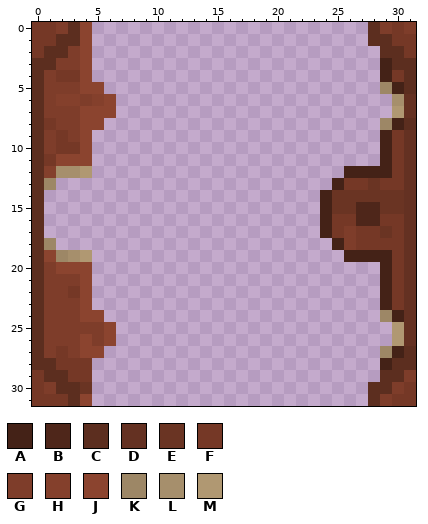
Pixel-art sprite, stored at Resources/Textures/Structures/Doors/MineralDoors/ironstone_door.rsi/open.png. This is how it looked before the edit.
The file is 32x32 pixels. Colours within 5 levels of each other are drawn and written as one.
Palette (. is transparent): A #442217  B #4e261a  C #5c2e1f  D #643122  E #6a3423  F #753826  G #7e3d2a  H #84402c  J #8b442f  K #9d8766  L #a68f6c  M #b09872
Pixels before, first column x 0:
 0 FFGCJ.......................CGFG
 1 FFCCJ.......................CCFF
 2 FCCGJ........................CCF
 3 CCGGJ........................ACC
 4 CGFFJ........................AFC
 5 CGGGJJ.......................KAC
 6 CGHHGHJ.......................LD
 7 CGGGJJJ.......................MD
 8 CFGGJJ.......................KAC
 9 CGFGJ........................AFD
10 CGFFJ........................AFD
11 CFJJJ........................AFD
12 CHLLM.....................AAAAFD
13 CK.......................AFFEFFD
14 C.......................AEEEEEED
15 C.......................AEEBBEED
16 C.......................AFFBBFFD
17 C.......................AFGFFEFD
18 CK.......................AGFFFFD
19 CJKLM.....................AAAAFD
20 CGJJJ........................AFD
21 CGGGJ........................AFD
22 CGGFJ........................AFD
23 CGGGJ........................AFD
24 CGGGJJ.......................KAD
25 CGGGGGJ.......................MD
26 CGGGJGJ.......................MD
27 CGFGJJ.......................KAC
28 CCFFF........................ACC
29 FCCFF........................CCG
30 FGCCE.......................CCGF
31 FFFCJ.......................CGFF
Now the later version:
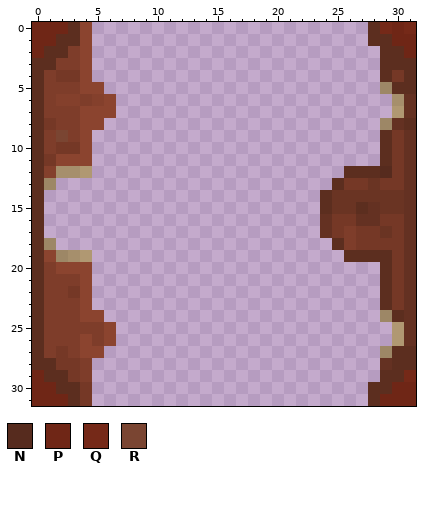
Colours new in this view: N #562b1e  P #6f2616  Q #752918  R #7a4532
Changes in this commit:
The author changed colour A to colour C in rows 3 to 4 at x 29; in row 5 at x 30; in rows 9 to 11 at x 29; in row 12 at x 26 to 28; in row 13 at x 25; in rows 14 to 15 at x 24.
The author changed colour A to colour C in row 18 at x 25; in row 19 at x 26 to 29; in rows 20 to 23 at x 29; in row 24 at x 30; in row 27 at x 30.
The author changed colour B to colour C in row 15 at x 27.
The author changed colour A to colour D in row 8 at x 30; in rows 16 to 17 at x 24; in row 28 at x 29.
The author changed colour B to colour D in row 15 at x 28; in row 16 at x 27 to 28.
The author changed colour E to colour F in row 30 at x 4.
The author changed colour J to colour F in row 31 at x 4.
The author changed colour F to colour G in rows 28 to 29 at x 4.
The author changed colour A to colour N in row 12 at x 29.
The author changed colour F to colour P in row 0 at x 0 to 1 and 30; in row 1 at x 0 to 1 and 30 to 31; in row 2 at x 0 and 31; in row 29 at x 0; in row 30 at x 0 and 31; in row 31 at x 0 to 2 and 30 to 31.
The author changed colour G to colour P in row 0 at x 2; in row 30 at x 1 and 30; in row 31 at x 29.
The author changed colour G to colour Q in row 0 at x 29 and 31; in row 29 at x 31.
The author changed colour F to colour R in row 9 at x 2.
Where, in picture pixels (left, top, right, bottom), the same in both pictures:
changed: (32, 22, 68, 58)
changed: (320, 22, 416, 406)
changed: (56, 130, 68, 142)
changed: (32, 358, 92, 406)
